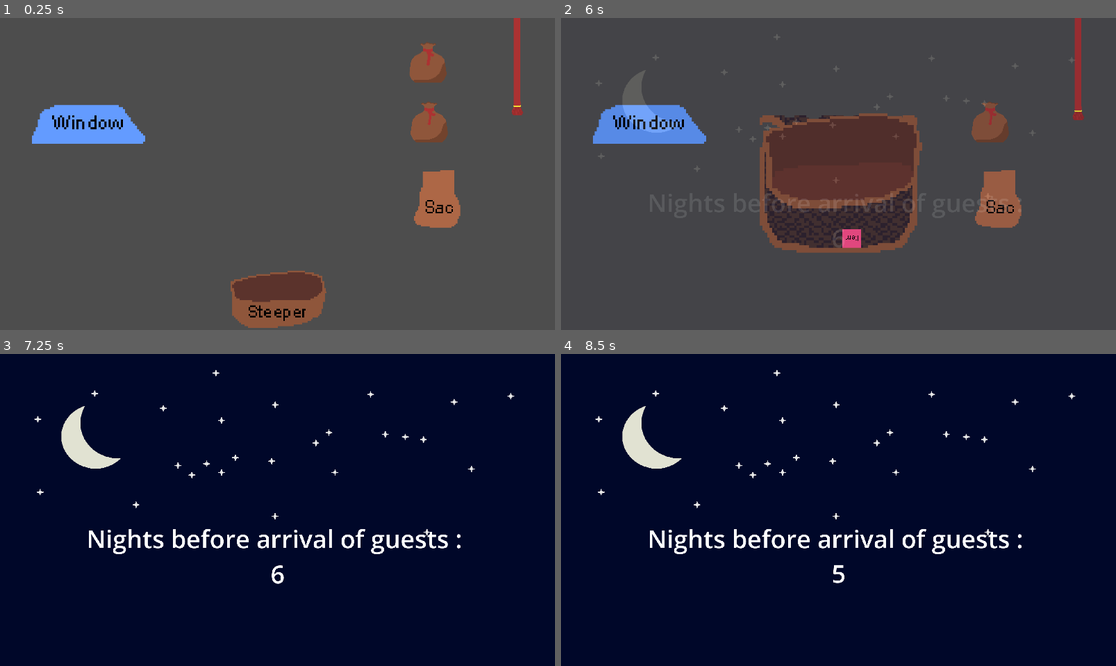
Above: before the commit, frames 1-4 (two rows, left to right).
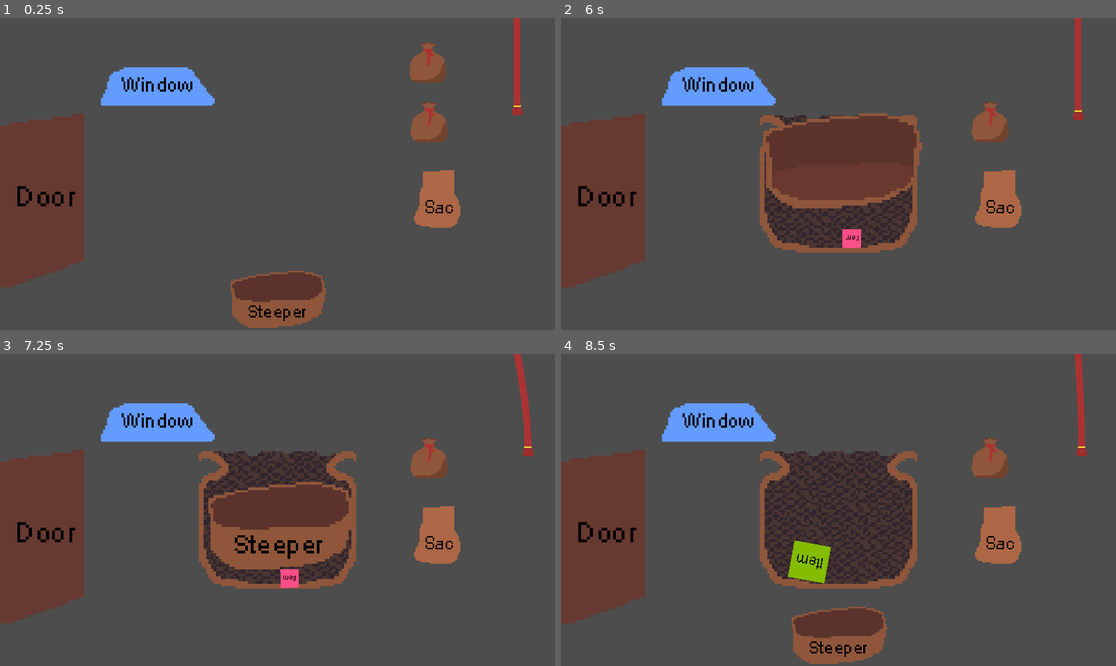
Above: after the commit, the same moments.

Repository: ThomasMcDonald904/TeaGame
Game: Godot game, scene res://scenes/brewdio.tscn
Same seed, same stepped clock (60 frames per second), same inputs: the game is played once before the commit and once after it. This scene is started directly instead of the project's main scene.
Inputs (mouse positions are in pixels of both pictures, inside the frame that each line leads up to):
- Up to frame 1 (0.25 s): no input
- Up to frame 2 (6 s): move the mouse to (988, 61) at 0.52 s; press the mouse at (988, 61) at 0.53 s; move the mouse to (988, 120) at 1.27 s; release the mouse at (988, 120) at 1.28 s; click (988, 120) at 1.35 s; move the mouse to (999, 205) at 2.02 s; press the mouse at (999, 205) at 2.03 s; tap Enter at 2.75, 4.25 s; move the mouse to (827, 239) at 2.77 s; release the mouse at (827, 239) at 2.78 s; click (827, 239) at 2.85 s; tap Space at 3.5 s; move the mouse to (799, 223) at 3.52 s; press the mouse at (799, 223) at 3.53 s; move the mouse to (838, 308) at 4.27 s; release the mouse at (838, 308) at 4.28 s; click (838, 308) at 4.35 s; move the mouse to (838, 174) at 5.02 s; press the mouse at (838, 174) at 5.03 s; move the mouse to (649, 120) at 5.77 s; release the mouse at (649, 120) at 5.78 s; click (649, 120) at 5.85 s
- Up to frame 3 (7.25 s): move the mouse to (516, 444) at 6.52 s; press the mouse at (516, 444) at 6.53 s
- Up to frame 4 (8.5 s): move the mouse to (727, 525) at 7.27 s; release the mouse at (727, 525) at 7.28 s; click (727, 525) at 7.35 s; move the mouse to (894, 441) at 8.02 s; press the mouse at (894, 441) at 8.03 s

The runs differ from the first frame. In frame 1, 11% of the frame differs, in the area x 0-39%, y 15-87%; in frame 2, 11%; in frame 3, 100%, in the area x 0-100%, y 0-100%; in frame 4, 100%.

Commit message:
Added brewdio-to-office door and made letter stay the same till new letter

Diff:
--- a/scenes/brewdio.tscn
+++ b/scenes/brewdio.tscn
@@ -12,6 +12,7 @@
 [ext_resource type="PackedScene" uid="uid://b8a4rc0qrcpob" path="res://scenes/window.tscn" id="9_glo33"]
 [ext_resource type="Texture2D" uid="uid://5emjdd1yhkiw" path="res://resources/textures/night.png" id="10_5wulb"]
 [ext_resource type="PackedScene" uid="uid://dte2nn23yewb1" path="res://scenes/service_tassle.tscn" id="12_8ffxp"]
+[ext_resource type="PackedScene" uid="uid://m63deu32t7cm" path="res://scenes/door.tscn" id="13_7bdeo"]
 
 [sub_resource type="Animation" id="Animation_p8sbg"]
 resource_name = "fade_to_night"
@@ -121,7 +122,14 @@
 [node name="SteeperCollider" parent="." instance=ExtResource("8_ni6wm")]
 
 [node name="Window" parent="." instance=ExtResource("9_glo33")]
-position = Vector2(299, 358)
+position = Vector2(539, 227)
+
+[node name="Door" parent="." instance=ExtResource("13_7bdeo")]
+position = Vector2(190, 612)
+flip_h = false
+
+[node name="CollisionPolygon2D" parent="Door/Area2D" index="0"]
+polygon = PackedVector2Array(-18.7, -23.4, 9.5, -28.7, 9.7, 23.8, -14.5, 32.1, -19.3, 32.1)
 
 [node name="Control" type="Control" parent="."]
 modulate = Color(1, 1, 1, 0)
@@ -194,3 +202,5 @@
 
 [node name="ServiceTassle" parent="." instance=ExtResource("12_8ffxp")]
 position = Vector2(1789, -2)
+
+[editable path="Door"]
--- a/scenes/door.tscn
+++ b/scenes/door.tscn
@@ -8,6 +8,7 @@
 texture = ExtResource("1_rhowj")
 flip_h = true
 script = ExtResource("2_7j5nh")
+metadata/_edit_group_ = true
 
 [node name="Area2D" type="Area2D" parent="."]
 
--- a/scenes/game_state.tscn
+++ b/scenes/game_state.tscn
@@ -1,6 +1,33 @@
-[gd_scene load_steps=17 format=3 uid="uid://bn6hec76x8wdf"]
+[gd_scene load_steps=19 format=3 uid="uid://bn6hec76x8wdf"]
 
 [ext_resource type="Script" path="res://scripts/game_state.gd" id="1_pmjos"]
+
+[sub_resource type="Animation" id="Animation_ffcg8"]
+resource_name = "RESET"
+tracks/0/type = "value"
+tracks/0/imported = false
+tracks/0/enabled = true
+tracks/0/path = NodePath(".:letter_read")
+tracks/0/interp = 1
+tracks/0/loop_wrap = true
+tracks/0/keys = {
+"times": PackedFloat32Array(0),
+"transitions": PackedFloat32Array(1),
+"update": 1,
+"values": [false]
+}
+tracks/1/type = "value"
+tracks/1/imported = false
+tracks/1/enabled = true
+tracks/1/path = NodePath(".:first_time_experience")
+tracks/1/interp = 1
+tracks/1/loop_wrap = true
+tracks/1/keys = {
+"times": PackedFloat32Array(0),
+"transitions": PackedFloat32Array(1),
+"update": 1,
+"values": [true]
+}
 
 [sub_resource type="Animation" id="Animation_67vul"]
 resource_name = "enter_brewdio"
@@ -21,7 +48,7 @@
 tracks/1/type = "value"
 tracks/1/imported = false
 tracks/1/enabled = true
-tracks/1/path = NodePath("../GameState:letter_read")
+tracks/1/path = NodePath(".:tea_session_done")
 tracks/1/interp = 1
 tracks/1/loop_wrap = true
 tracks/1/keys = {
@@ -33,7 +60,7 @@
 tracks/2/type = "value"
 tracks/2/imported = false
 tracks/2/enabled = true
-tracks/2/path = NodePath("../GameState:brewdio_door_clicked")
+tracks/2/path = NodePath("../GameState:office_door_clicked")
 tracks/2/interp = 1
 tracks/2/loop_wrap = true
 tracks/2/keys = {
@@ -45,7 +72,7 @@
 tracks/3/type = "value"
 tracks/3/imported = false
 tracks/3/enabled = true
-tracks/3/path = NodePath(".:tea_session_done")
+tracks/3/path = NodePath(".:first_time_experience")
 tracks/3/interp = 1
 tracks/3/loop_wrap = true
 tracks/3/keys = {
@@ -88,6 +115,18 @@
 "method": &"emit_signal"
 }]
 }
+tracks/1/type = "value"
+tracks/1/imported = false
+tracks/1/enabled = true
+tracks/1/path = NodePath("../GameState:brewdio_door_clicked")
+tracks/1/interp = 1
+tracks/1/loop_wrap = true
+tracks/1/keys = {
+"times": PackedFloat32Array(0),
+"transitions": PackedFloat32Array(1),
+"update": 1,
+"values": [false]
+}
 
 [sub_resource type="Animation" id="Animation_4o3ba"]
 resource_name = "enter_tea_room"
@@ -120,6 +159,7 @@
 
 [sub_resource type="AnimationLibrary" id="AnimationLibrary_ms4ju"]
 _data = {
+"RESET": SubResource("Animation_ffcg8"),
 "enter_brewdio": SubResource("Animation_67vul"),
 "enter_main_menu": SubResource("Animation_gvsad"),
 "enter_office": SubResource("Animation_tunf7"),
@@ -147,7 +187,7 @@
 
 [sub_resource type="AnimationNodeStateMachineTransition" id="AnimationNodeStateMachineTransition_eoeao"]
 advance_mode = 2
-advance_expression = "letter_read and brewdio_door_clicked and first_time_experience or not first_time_experience and brewdio_door_clicked"
+advance_expression = "letter_read and office_door_clicked and first_time_experience or not first_time_experience and office_door_clicked"
 
 [sub_resource type="AnimationNodeStateMachineTransition" id="AnimationNodeStateMachineTransition_kk3qk"]
 advance_mode = 2
@@ -157,17 +197,21 @@
 advance_mode = 2
 advance_expression = "tea_session_done"
 
+[sub_resource type="AnimationNodeStateMachineTransition" id="AnimationNodeStateMachineTransition_34g2h"]
+advance_mode = 2
+advance_expression = "brewdio_door_clicked"
+
 [sub_resource type="AnimationNodeStateMachine" id="AnimationNodeStateMachine_bsbxa"]
-states/Start/position = Vector2(163, 68)
+states/Start/position = Vector2(162, 100)
 states/enter_brewdio/node = SubResource("AnimationNodeAnimation_ojt14")
 states/enter_brewdio/position = Vector2(552, 9)
 states/enter_main_menu/node = SubResource("AnimationNodeAnimation_raf3b")
-states/enter_main_menu/position = Vector2(331, 68)
+states/enter_main_menu/position = Vector2(331, 100)
 states/enter_office/node = SubResource("AnimationNodeAnimation_uaigd")
 states/enter_office/position = Vector2(552, 100)
 states/enter_tea_room/node = SubResource("AnimationNodeAnimation_k7hf0")
 states/enter_tea_room/position = Vector2(773, 9)
-transitions = ["Start", "enter_main_menu", SubResource("Anim …(369 unchanged characters)… mationNodeStateMachineTransition_wuk07")]
+transitions = ["Start", "enter_main_menu", SubResource("Anim …(369 unchanged characters)… mationNodeStateMachineTransition_wuk07"), "enter_brewdio", "enter_office", SubResource("AnimationNodeStateMachineTransition_34g2h")]
 graph_offset = Vector2(46, -85)
 
 [node name="GameState" type="AnimationTree"]
--- a/scripts/door.gd
+++ b/scripts/door.gd
@@ -2,4 +2,10 @@
 
 func _on_area_2d_input_event(viewport, event: InputEvent, shape_idx):
 	if event.is_action_pressed("click"):
-		GameState.brewdio_door_clicked = true
+		if get_parent().name == "Office":
+			GameState.office_door_clicked = true
+		else:
+			GameState.brewdio_door_clicked = true
+	if event.is_action_released("click"):
+		GameState.office_door_clicked = false
+		GameState.brewdio_door_clicked = false
--- a/scripts/game_state.gd
+++ b/scripts/game_state.gd
@@ -8,6 +8,7 @@
 @export var start : bool = false
 @export var first_time_experience: bool = true
 @export var letter_read: bool = false
+@export var office_door_clicked: bool = false
 @export var brewdio_door_clicked: bool = false
 @export var tassle_tugged: bool = false
 @export var tea_session_done: bool = false
--- a/scripts/office.gd
+++ b/scripts/office.gd
@@ -5,9 +5,13 @@
 	$AnimationPlayer.animation_finished.connect(func(_anim_name): GameState.letter_read = true)
 
 func give_letter():
-	var storyteller: Storyteller = Storyteller.new()
-	var guest_profile: GuestProfile = GuestProfile.new()
-	storyteller.generate_story(guest_profile)
-	Globals.current_guest_preferences = guest_profile
-	$Control/ColorRect/RichTextLabel.text = guest_profile.story
-	$AnimationPlayer.play("ReadLetter")
+	if GameState.first_time_experience or Globals.preparation_days - (Globals.current_day % (Globals.preparation_days + 1)) == 0:
+		var storyteller: Storyteller = Storyteller.new()
+		var guest_profile: GuestProfile = GuestProfile.new()
+		storyteller.generate_story(guest_profile)
+		Globals.current_guest_preferences = guest_profile
+		$Control/ColorRect/RichTextLabel.text = guest_profile.story
+		$AnimationPlayer.play("ReadLetter")
+	else:
+		$Control/ColorRect/RichTextLabel.text = Globals.current_guest_preferences.story
+		$AnimationPlayer.play("ReadLetter")
Not shown: 1 places in scenes/brewdio.tscn that only renumber resources
